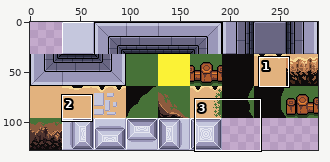
Two versions of one sprite sheet, PitHero/Content/Tilemaps/PitHeroTiles.png. Above: a wide view before the commit, with the close-up outlined.
Close-up. As it was:
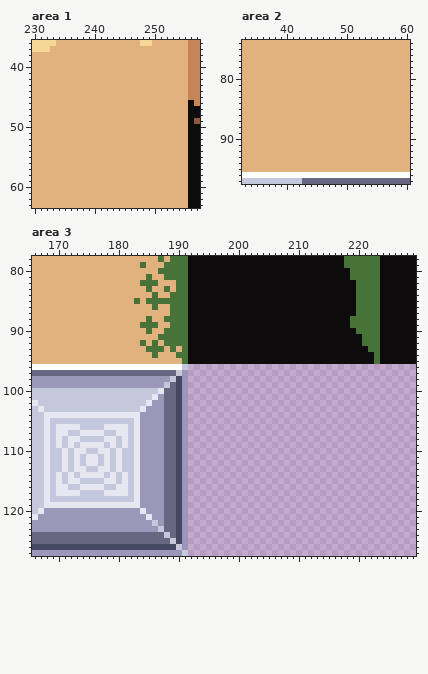
The file is 288x128 pixels. Shown: area 1: x 230..257, y 36..63; area 2: x 33..60, y 74..97; area 3: x 166..229, y 78..127.
And afterwards:
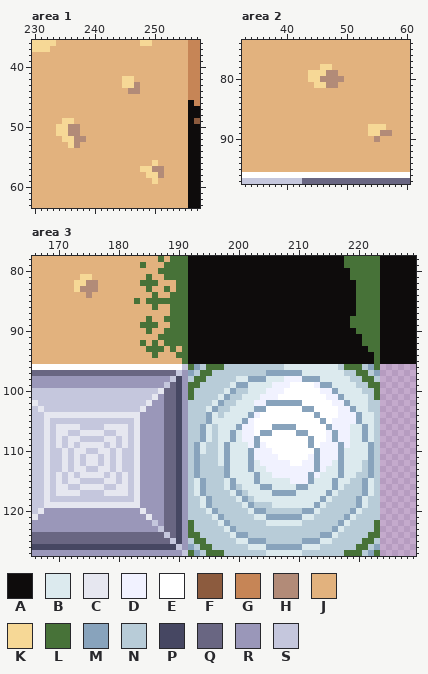
Palette (. is transparent): A #0e0c0c  B #dceaee  C #e6e7f0  D #f1f2ff  E #ffffff  F #8c5b3e  G #c68556  H #b28b78  J #e2b27e  K #f6d896  L #477238  M #88a3bc  N #b8ccd8  P #464762  Q #696682  R #9a97b9  S #c5c7dd
Edits made:
Changed rows in their new state; - is an unchanged pixel.
Area 1:
first column x 245:
42 KK-
43 KKH
44 -HH
first column x 234:
49 -KK---------------
50 KKHH--------------
51 KKHH--------------
52 -KKHH-------------
53 --KH--------------
56 ----------------K-
57 --------------KKHH
58 ---------------KKH
59 ----------------K-
Area 2:
first column x 44:
78 --KK--
79 KKKHH-
80 KKHHHH
81 -KKHH-
first column x 54:
88 KKK-
89 KKHH
90 -H--
Area 3:
first column x 173:
 81 -KK-
 82 KKHH
 83 KHHH
 84 --H-
first column x 192:
 96 LMNLLLNNNNNNNNNNBBBBBBBBBNLLLNML
 97 MNLLNNNNNNNNNMMMMMMBBBBBBBNNLLNM
 98 NLLNNNNNBBMMMBBBDDDMMMBBBBBNNLLN
 99 LLNNNNNBMMBBBBDDDEEEEDMMBBBBNNLL
100 LNNNNNBMNNBBBDDDEEEEEEDDMBBBBNNL
101 LNNNNBMNNBBBDDDEEEEEEEEDDMBBBBNL
102 NNNNBMNNBBBDDMMMMMMEEEEEDDMBBBNN
103 NNNBMNNBBBBMMEEEEEEMMEEEEDDMBBNN
104 NNNMBNBBBBMDEEEEEEEEEMEEEDDDMBBN
105 NNNMBBBBBMDEEEEEEEEEEEMEDDDDMBBN
106 NNMBNBBBMDDEEEMMMMEEEEEMDDDBBMBN
107 NNMBNBBMBDDEMMEEEEMMEEEDMDDBBMBN
108 NNMBNBBMBDDMEEEEEEEEMEEDMDDBBMBN
109 NMBNNBMBBBDMDEEEEEEEMEDDDMDBBBMN
110 NMBNNBMBBBMDDDEEEEEEEMDDDMBBBBMN
111 NMNNNBMBBBMDDDDEEEEEDMDDDMBBBBMN
112 NMNNNBMBBBMBDDDDDEEDDMDDBMBBBNMN
113 NMNNNNMBBBMBBDDDDDDDDMDBBMBBBNMN
114 NMNNNNMBBBBMBBDDDDDDMDBBBMBBNNMN
115 NBMNNNBMBBBMBBBBBDDDMBBBMBBNNMBN
116 NBMNNNBMNBBBMMBBBBMMBBBBMBNNNMBN
117 NBMNNNNBMNBBBBMMMMBBBBBMBNNNNMBN
118 NNBMNNNNBMNBBBBBBBBBBBMBNNNNMBNN
119 NNBMNNNNNBMNNNBBBBBBBMBNNNNNMBNN
120 NNNBMNNNNNBMMNNNNNNMMBNNNNNMBNNN
121 NNNNBMNNNNNBBMMMMMMBBNNNNNMBNNNN
122 LNNNNBMNNNNNNBBBBBBNNNNNNMBNNNNL
123 LNNNNNBMNNNNNNNNNNNNNNNNMBNNNNNL
124 LLNNNNNBMMNNNNNNNNNNNNMMBNNNNNLL
125 NLLNNNNNBBMMMNNNNNNMMMBBNNNNNLLN
126 MNLLNNNNNNBBBMMMMMMBBBNNNNNNLLNM
127 LMNLLLNNNNNNNBBBBBBNNNNNNNLLLNML
Boxes around the changes in both close-ups, in picture pixels (x1, y1, x2, y2):
changed: (122, 76, 140, 94)
changed: (56, 118, 86, 148)
changed: (140, 160, 164, 184)
changed: (308, 64, 344, 88)
changed: (368, 124, 392, 142)
changed: (74, 274, 98, 298)
added: (188, 364, 380, 556)
